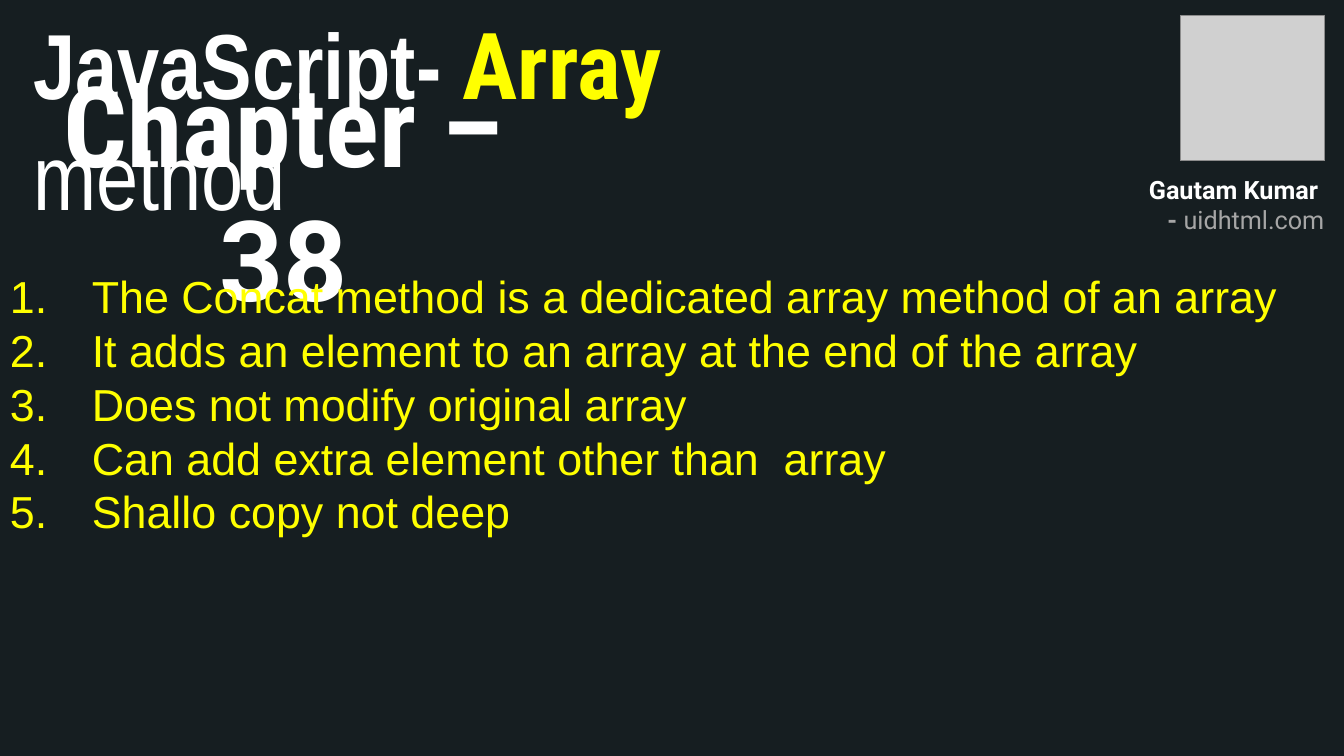
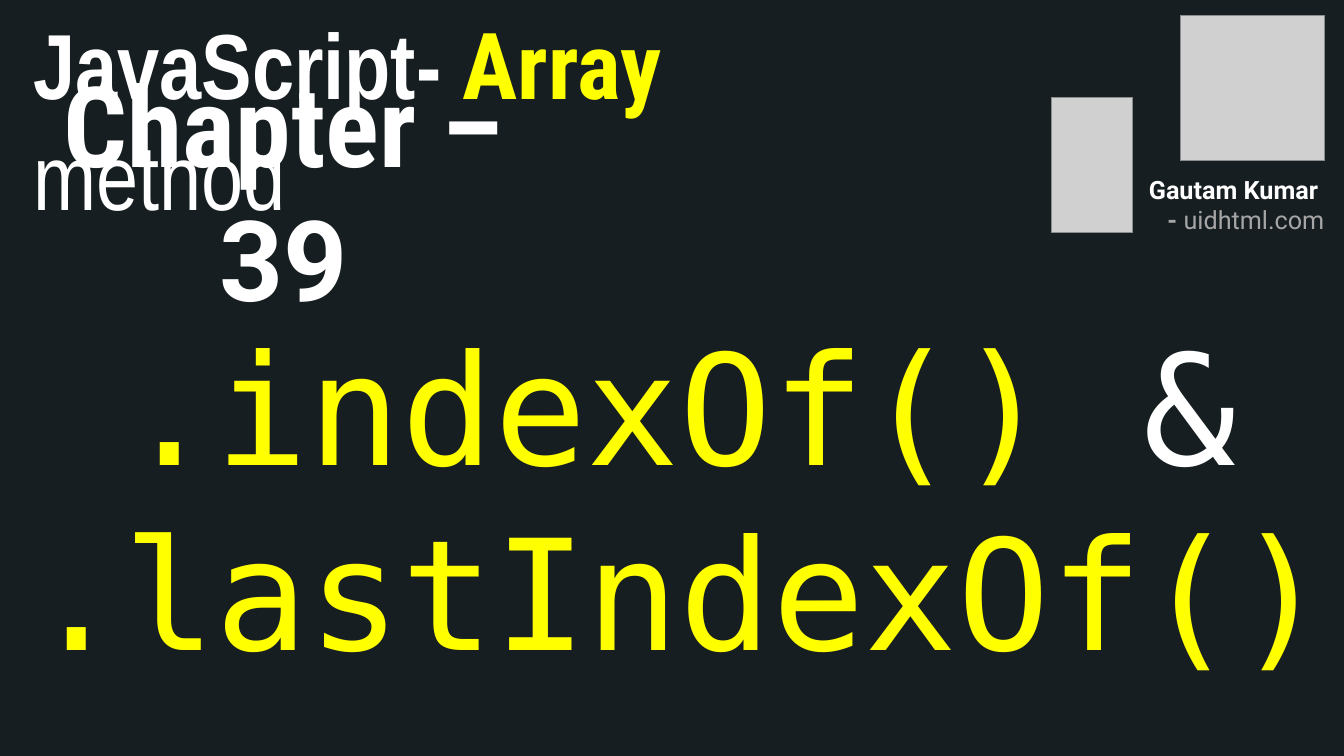
Before and after one commit to uidhtml/javascript-tutorials, a slide deck: slide 93 of Javascript Tutorials.pptx. Drawn at 1344x756 pixels with LibreOffice and Linux fonts; fonts in the diff are those of the drawing; grey boxes stand for pictures. Boxes give left, top, right and bottom in pixels: in the first picture for what was removed or moved away, otherwise in the second. Text is boxed around its words. In the diff, an @@ line names an element or a change of style, - is before the commit and + after.

Commit message:
Added chapter 40

```diff
--- a/Javascript Tutorials.pptx
+++ b/Javascript Tutorials.pptx
@@ title at (64,64,416,302): text changed @@
-Chapter – 38
+Chapter – 39
@@ picture added at (1053,98,1133,233) @@
@@ text removed at (92,278,1276,537) @@
-1. The Concat method is a dedicated array method of an array
-2. It adds an element to an array at the end of the array
-3. Does not modify original array
-4. Can add extra element other than array
-5. Shallo copy not deep
@@ text added at (30,348,1328,671), 110 pt, text #FFFF00 @@
+.indexOf() &
+.lastIndexOf()
```
Also in this commit, not shown: 3 other slides changed, 8 slides added, 7 other files.
